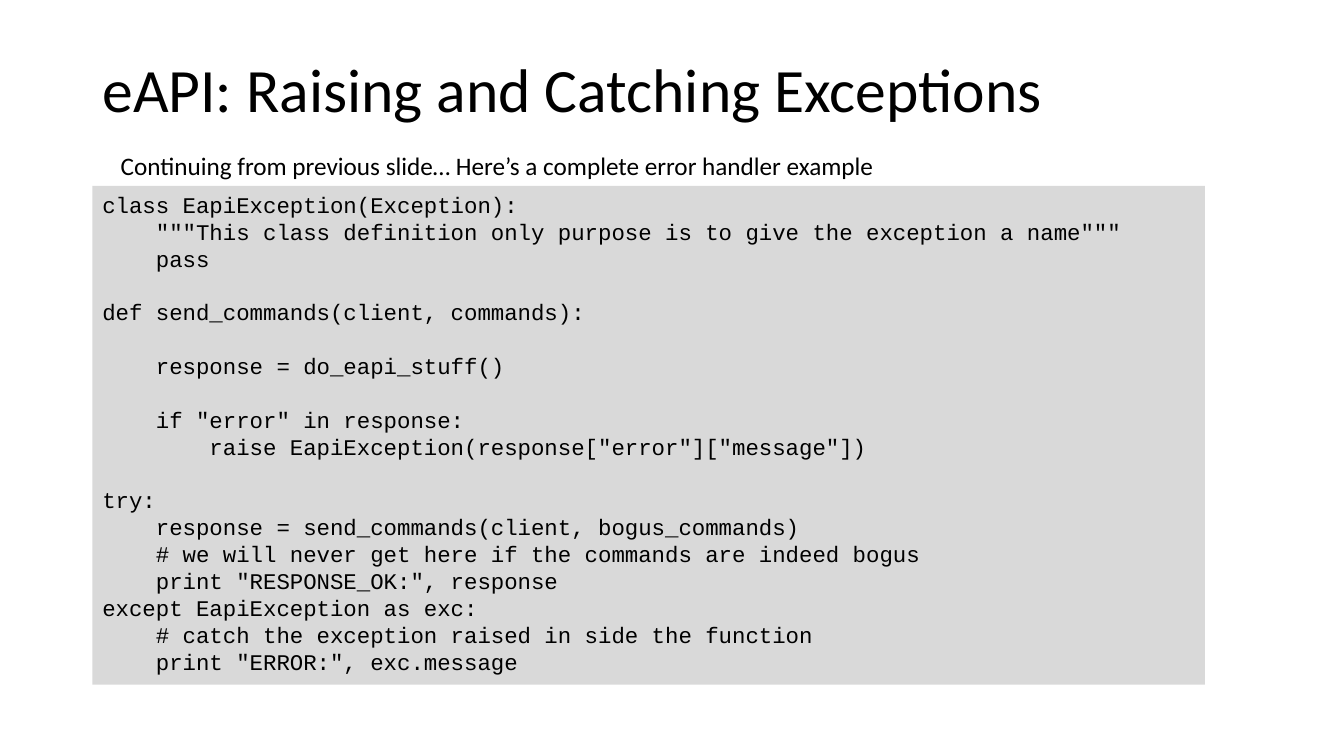
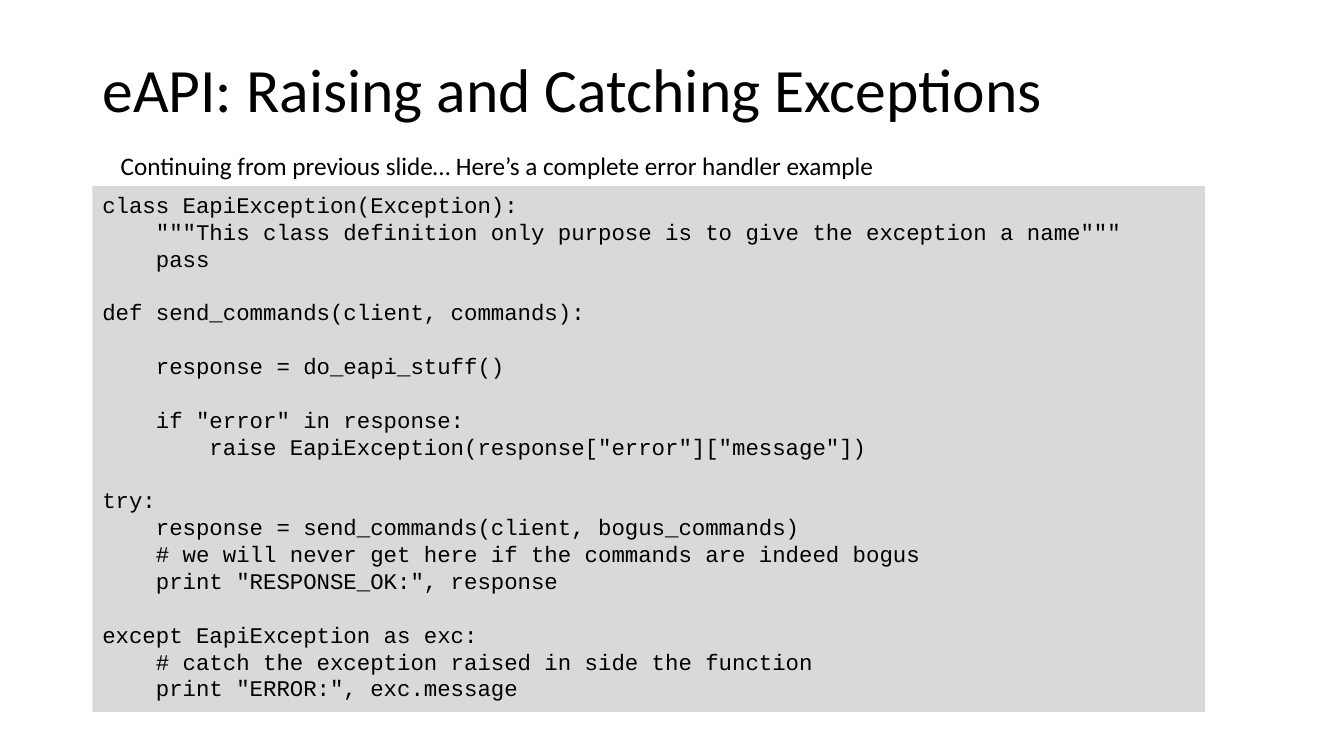
Before and after one commit to arista-northwest/arista-programmability, a slide deck: slide 13 of Arista Programmability.pptx. Drawn at 1344x756 pixels with LibreOffice and Linux fonts; fonts in the diff are those of the drawing. Boxes give left, top, right and bottom in pixels: in the first picture for what was removed or moved away, otherwise in the second. Text is boxed around its words. In the diff, an @@ line names an element or a change of style, - is before the commit and + after.

```diff
--- a/Arista Programmability.pptx
+++ b/Arista Programmability.pptx
@@ rectangle "class EapiException(Exception):": place and size @@
-rectangle "class EapiException(Exception):" at bbox=[93, 187, 1206, 686]
+rectangle "class EapiException(Exception):" at bbox=[93, 187, 1206, 713]
```
Also in this commit, not shown: 1 other slide changed.
